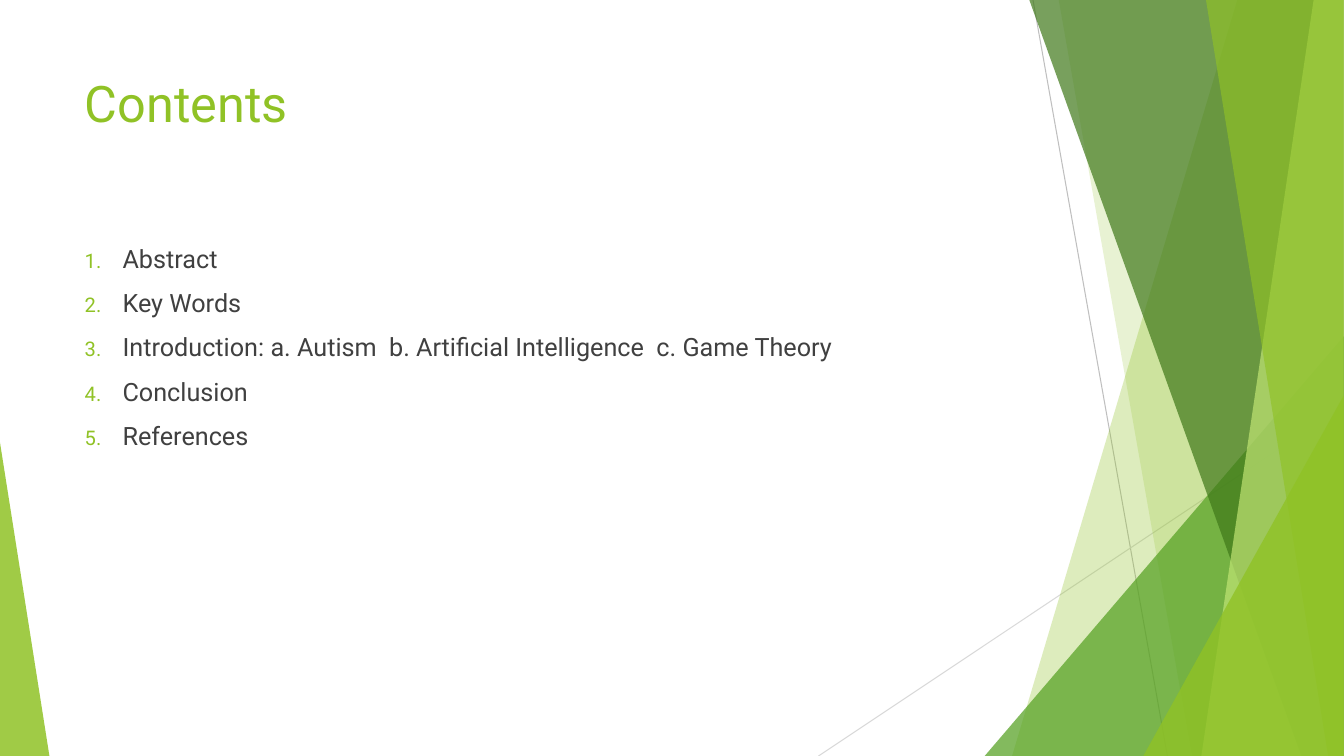
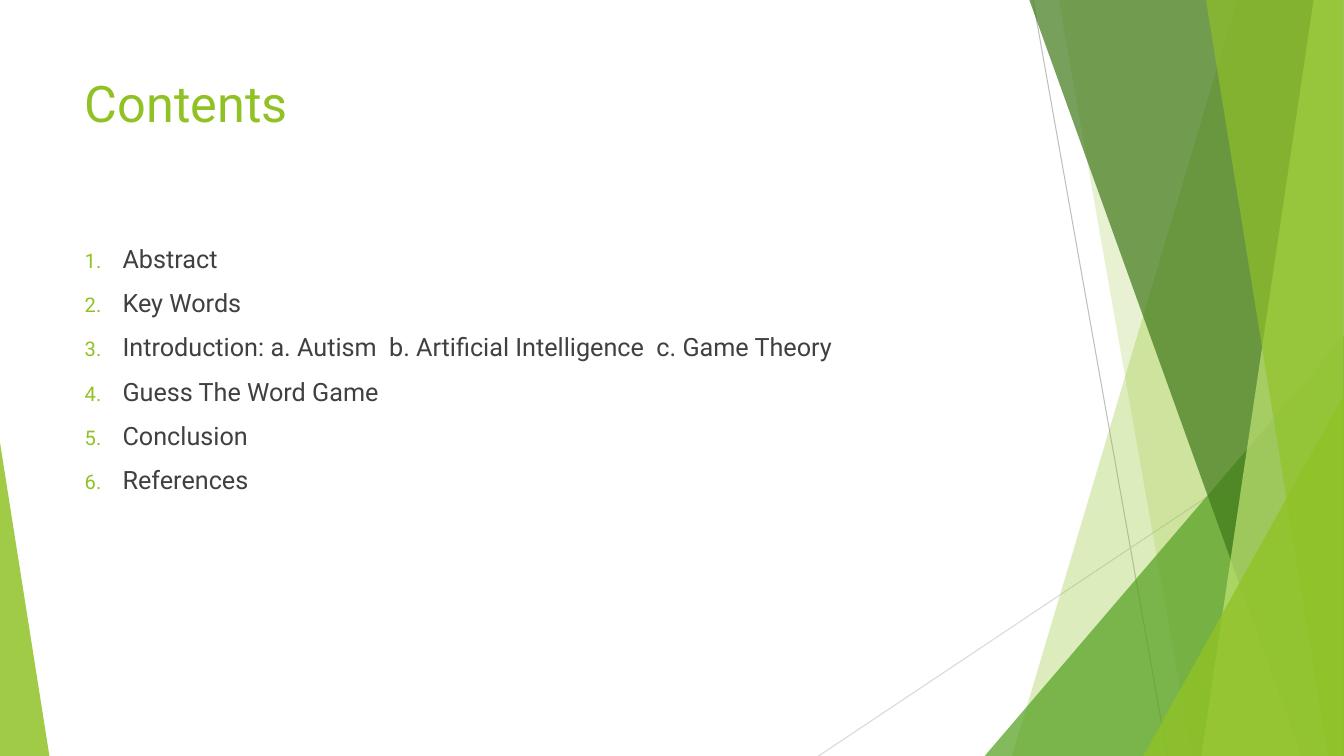
Before and after one commit to simichanga/autismResearch, a slide deck: slide 2 of CERC2022.pptx. Drawn at 1344x756 pixels with LibreOffice and Linux fonts; fonts in the diff are those of the drawing. Boxes give left, top, right and bottom in pixels: in the first picture for what was removed or moved away, otherwise in the second. Text is boxed around its words. In the diff, an @@ line names an element or a change of style, - is before the commit and + after.

```diff
--- a/CERC2022.pptx
+++ b/CERC2022.pptx
@@ text at (123,382,378,402): paragraph added @@
+4. Guess The Word Game
```
Also in this commit, not shown: 2 slides added, 1 slide removed.
